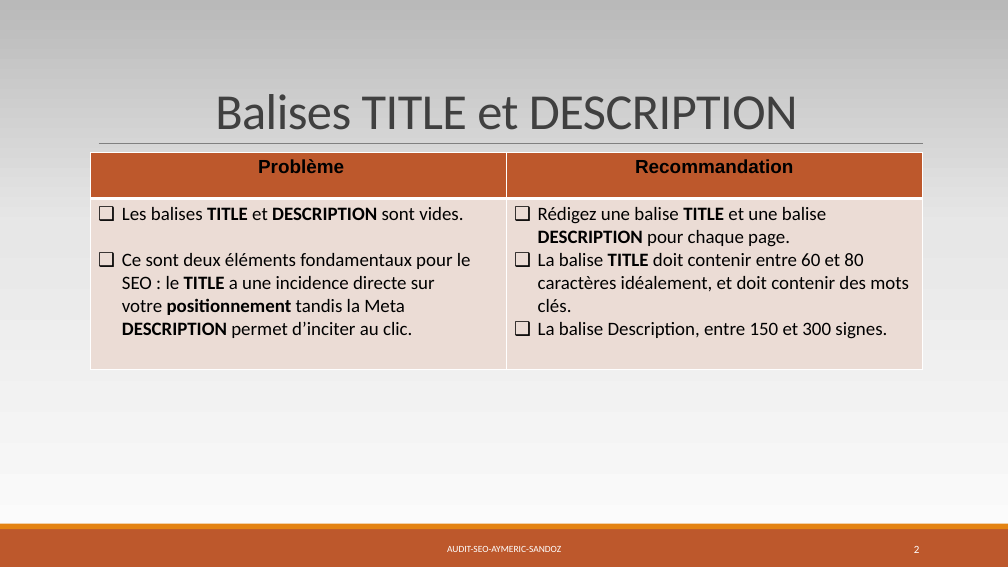
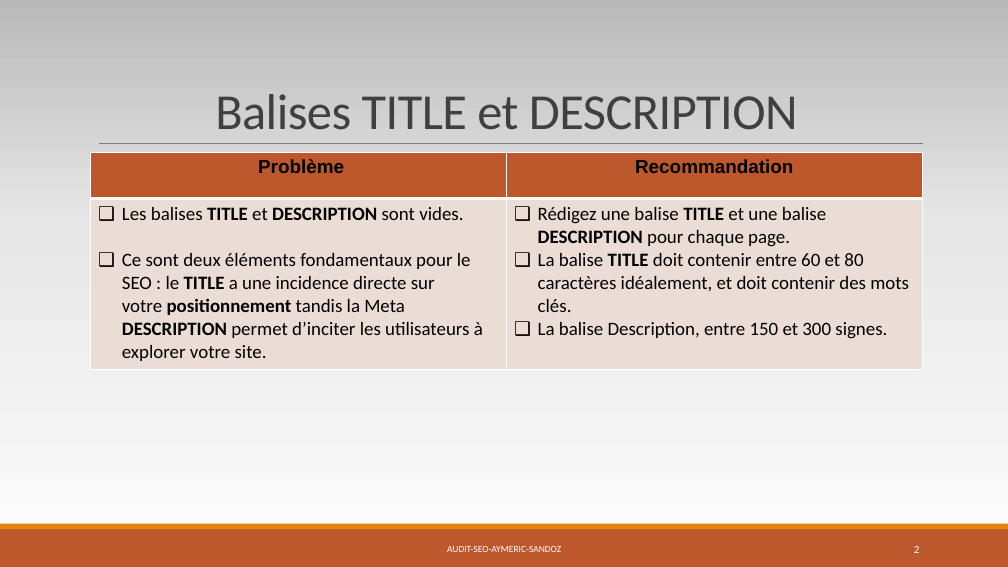
Before and after one commit to AymericSandoz/Projet_4_Open_Classrooms, a slide deck: slide 2 of annexe/rapport_optimisation_SEO_aymeric_sandoz.pptx. Drawn at 1008x567 pixels with LibreOffice and Linux fonts; fonts in the diff are those of the drawing. Boxes give left, top, right and bottom in pixels: in the first picture for what was removed or moved away, otherwise in the second. Text is boxed around its words. In the diff, an @@ line names an element or a change of style, - is before the commit and + after.

```diff
--- a/annexe/rapport_optimisation_SEO_aymeric_sandoz.pptx
+++ b/annexe/rapport_optimisation_SEO_aymeric_sandoz.pptx
@@ table at box(91, 153, 923, 369) @@
-row 2, column 1: Les balises TITLE et DESCRIPTION sont vides. / Ce sont deux éléments fondamentaux pour le SEO : le TITLE a une incidence directe sur votre positionnement tandis la Meta DESCRIPTION permet d’inciter au clic.
+row 2, column 1: Les balises TITLE et DESCRIPTION sont vides. / Ce sont deux éléments fondamentaux pour le SEO : le TITLE a une incidence directe sur votre positionnement tandis la Meta DESCRIPTION permet d’inciter les utilisateurs à explorer votre site.
```
Also in this commit, not shown: 1 other slide changed, 6 other files.
